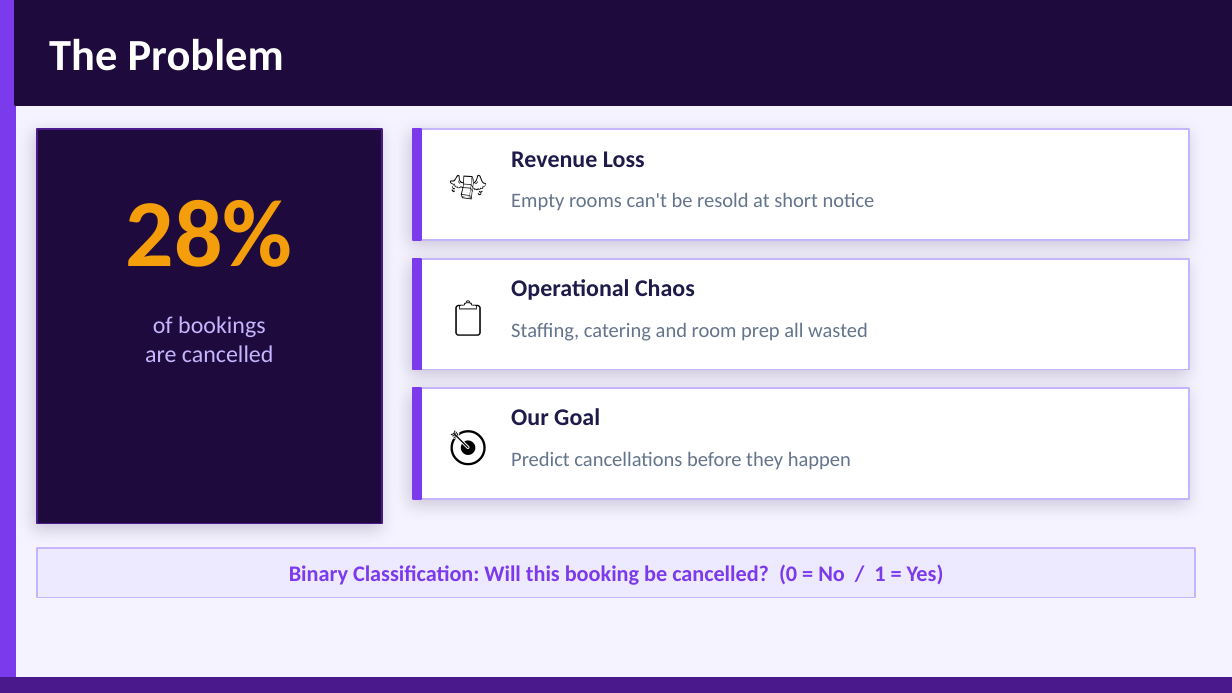
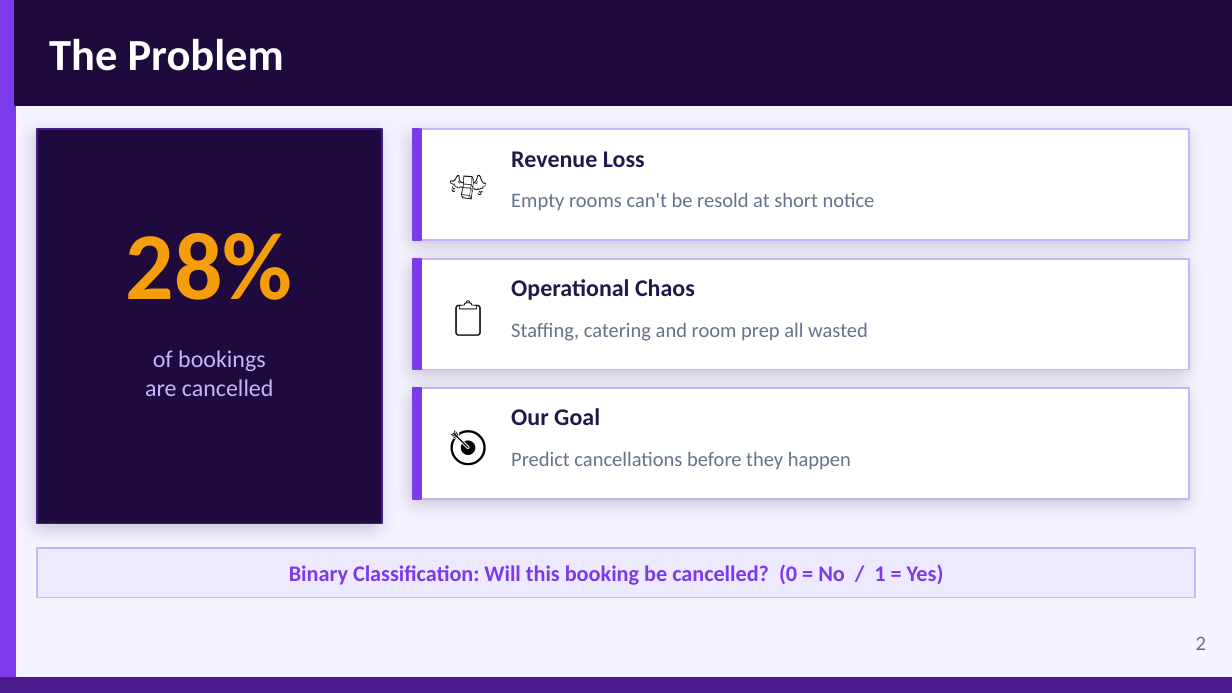
Before and after one commit to craftedbygaby/hotel_cancelation_ml, a slide deck: slide 2 of ML_presentation.pptx. Drawn at 1232x693 pixels with LibreOffice and Linux fonts; fonts in the diff are those of the drawing. Boxes give left, top, right and bottom in pixels: in the first picture for what was removed or moved away, otherwise in the second. Text is boxed around its words. In the diff, an @@ line names an element or a change of style, - is before the commit and + after.

```diff
--- a/ML_presentation.pptx
+++ b/ML_presentation.pptx
@@ text "28%": place and size @@
-text "28%" at [126, 200, 293, 267]
+text "28%" at [126, 233, 293, 300]
@@ text "of bookings": place and size @@
-text "of bookings" at [145, 316, 274, 362]
+text "of bookings" at [145, 350, 274, 396]
@@ text added at [1196, 637, 1206, 650], 12 pt, text #64748B @@
+2
```
Also in this commit, not shown: 8 other slides changed, 1 slide added, 1 other file.
